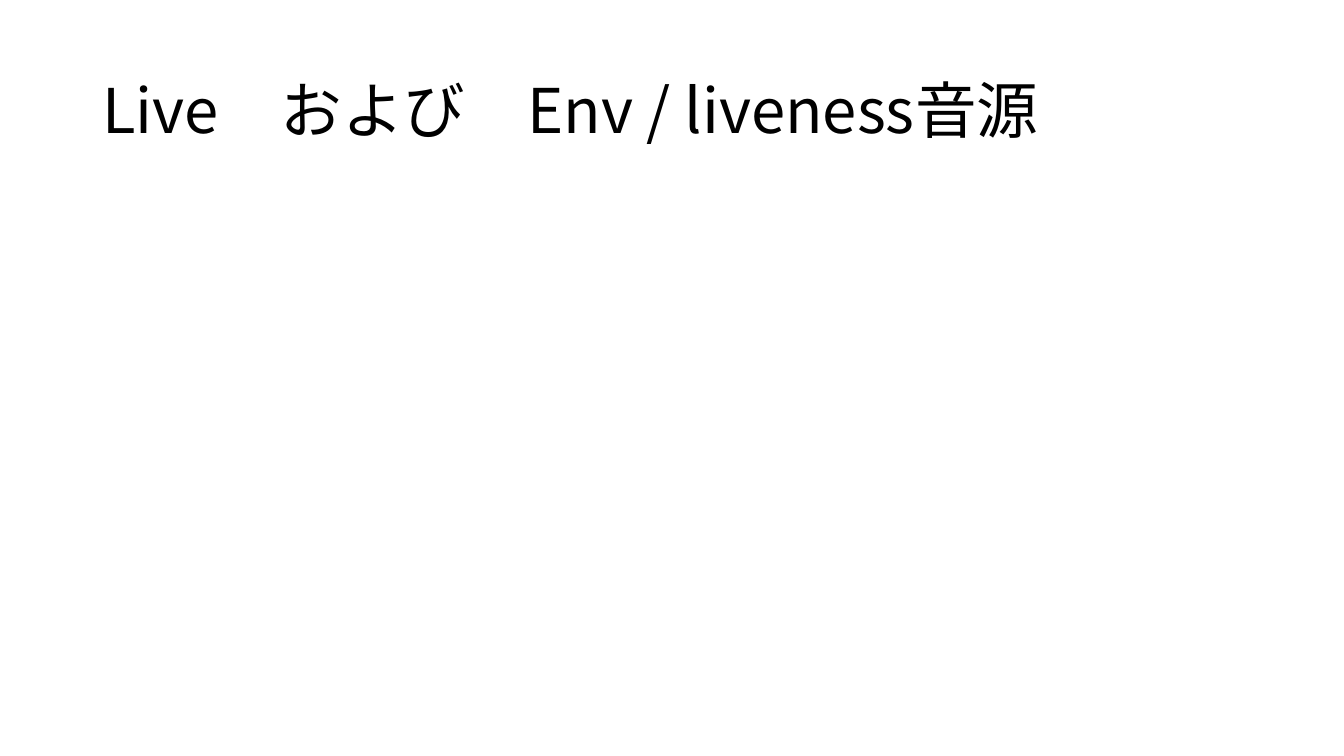
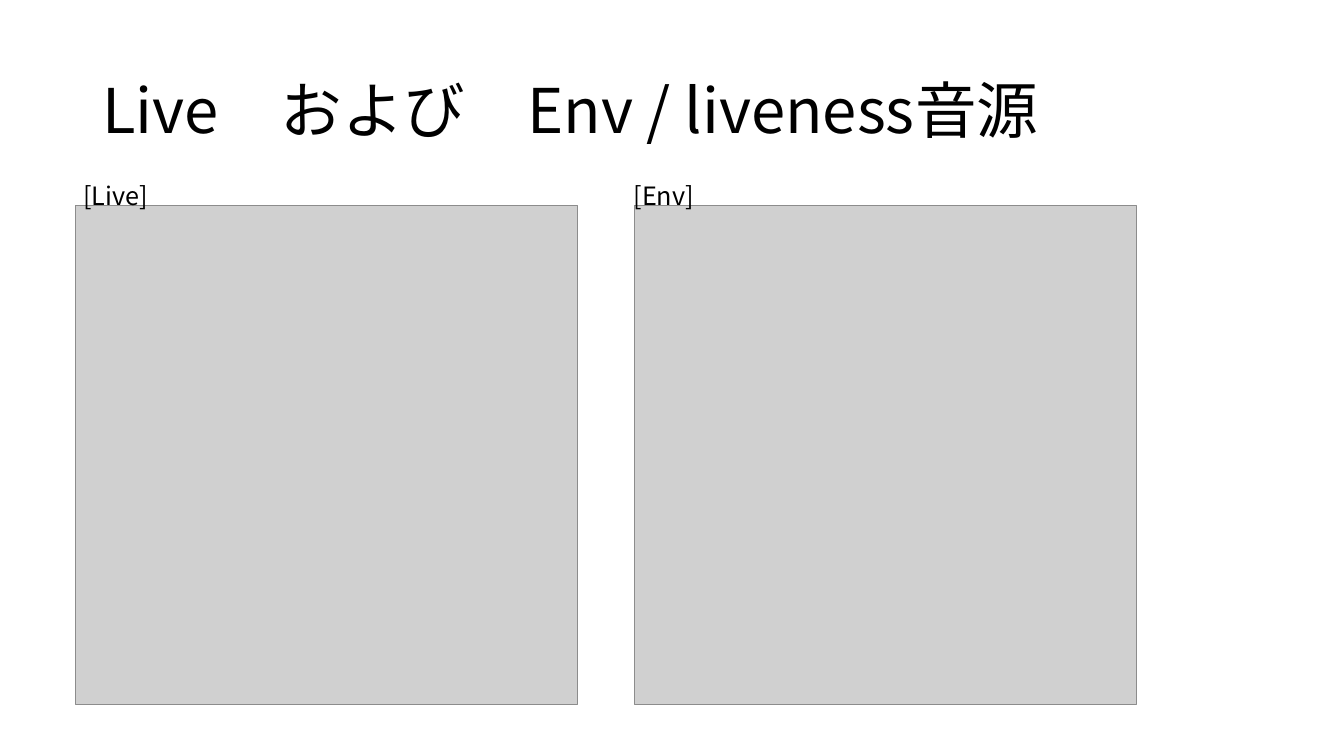
Before and after one commit to helmenov/SoundArtificialityDetection, a slide deck: slide 12 of paper/emm202001/emm202001.pptx (slide 13 before the commit). Drawn at 1344x756 pixels with LibreOffice and Linux fonts; fonts in the diff are those of the drawing; grey boxes stand for pictures. Boxes give left, top, right and bottom in pixels: in the first picture for what was removed or moved away, otherwise in the second. Text is boxed around its words. In the diff, an @@ line names an element or a change of style, - is before the commit and + after.

```diff
--- a/paper/emm202001/emm202001.pptx
+++ b/paper/emm202001/emm202001.pptx
@@ picture added at (76,206,578,705) @@
@@ text added at (83,185,148,211), 18 pt, text #000000 @@
+[Live]
@@ picture added at (634,206,1136,705) @@
@@ text added at (634,185,694,211), 18 pt, text #000000 @@
+[Env]
```
Also in this commit, not shown: 5 other slides changed, 1 slide removed, 27 other files.
